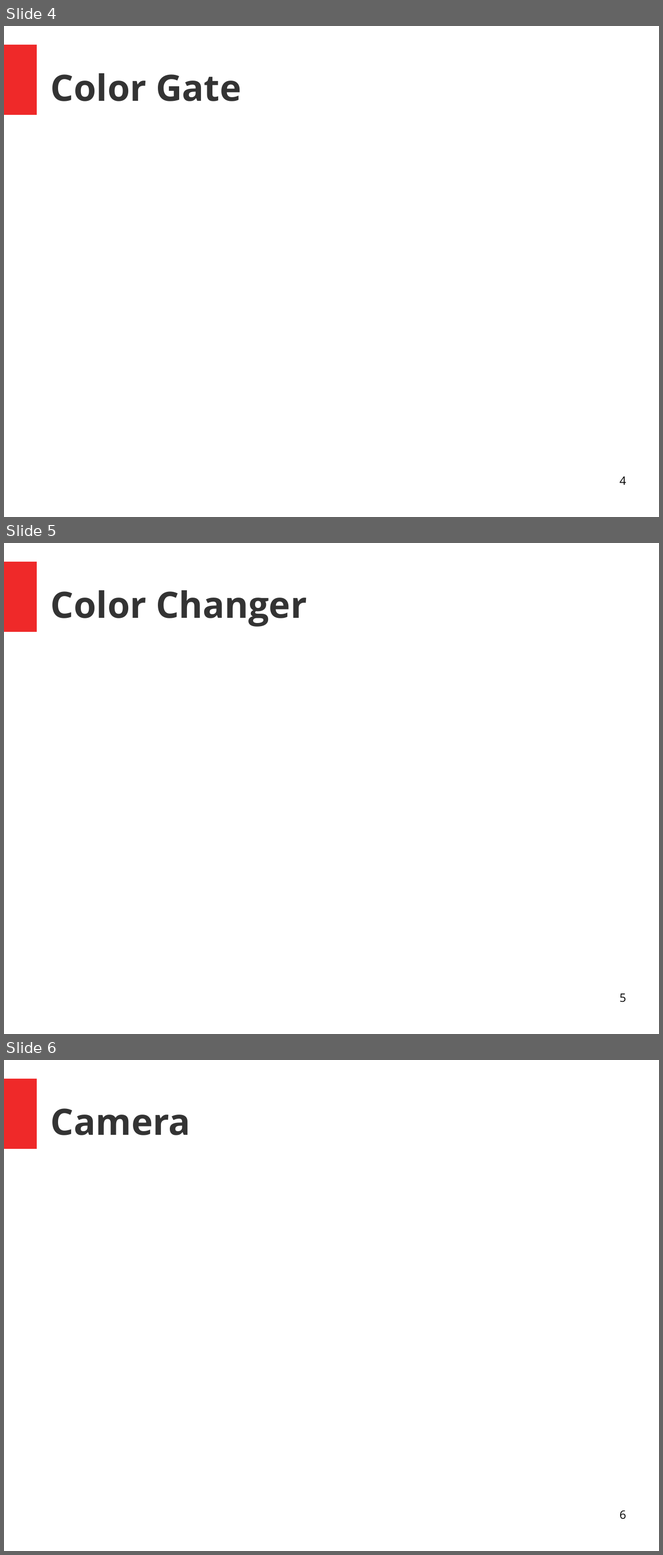
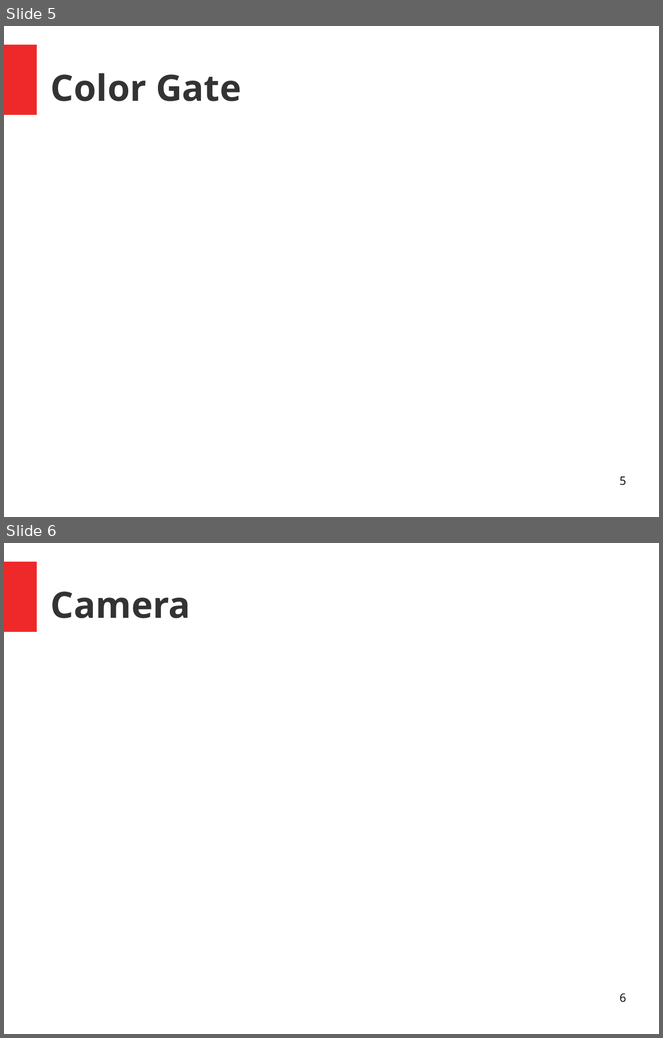
Before and after one commit to Samulus/tetromino, a slide deck: Media/design_document.odp. Shown one above the other, each under a label of ours: slides 4, 5 and 6 before the commit, slides 5 and 6 after it. The pictures are 663x1555 and 663x1038 pixels, drawn with LibreOffice and Linux fonts; fonts in the diff are those of the drawing. Boxes give left, top, right and bottom in pixels: in the first picture for what was removed or moved away, otherwise in the second. Text is boxed around its words. In the diff, an @@ line names an element or a change of style, - is before the commit and + after.

```diff
--- a/Media/design_document.odp
+++ b/Media/design_document.odp
@@ slide 5 removed at (x1=4, y1=543, x2=659, y2=1034), background #FFFFFF; not listed: 1 template element that a slide beside it also shows @@
@@ title removed at (x1=51, y1=590, x2=307, y2=627) @@
-Color Changer
@@ page number removed at (x1=620, y1=994, x2=626, y2=1003) @@
-5
@@ what was slide 4 is now slide 5 @@
@@ page number at (x1=620, y1=477, x2=626, y2=486): text changed @@
-4
+5
```
Also in this commit, not shown: 1 slide added, 24 other files.
